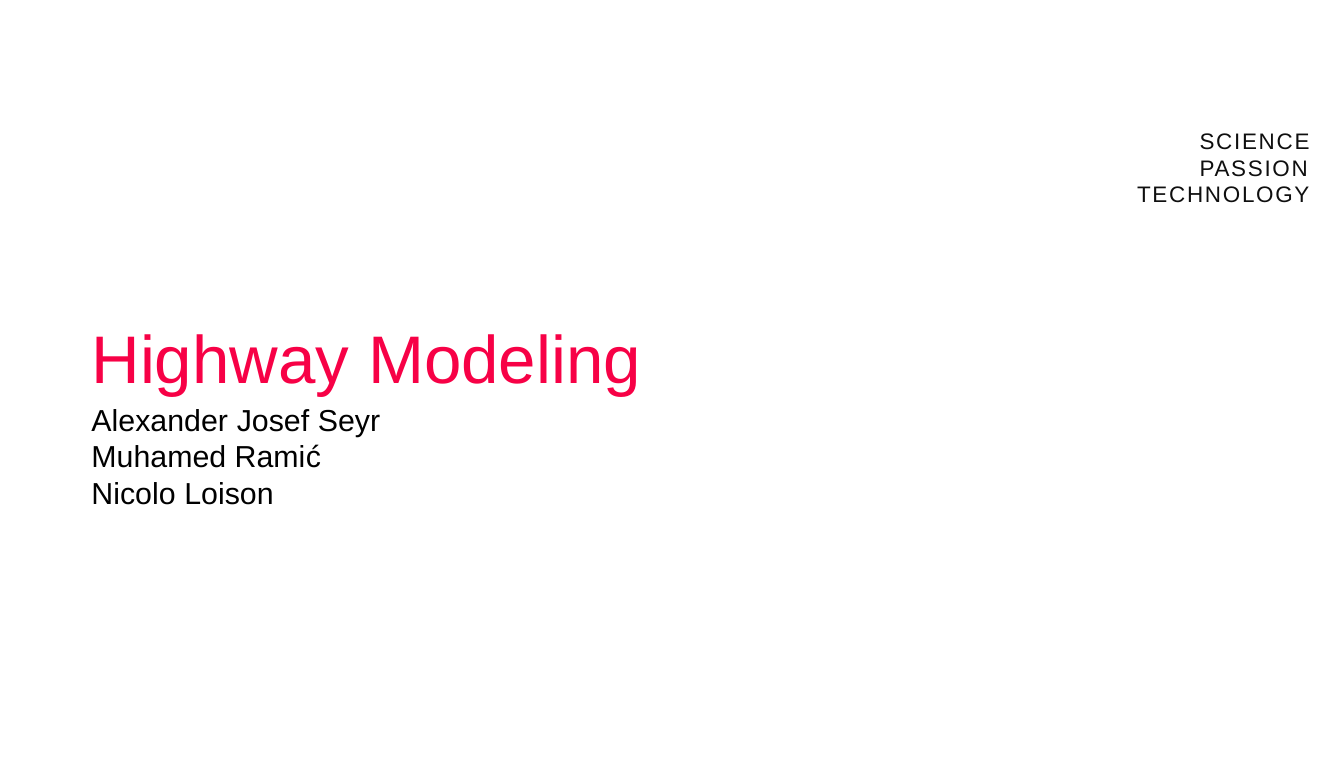
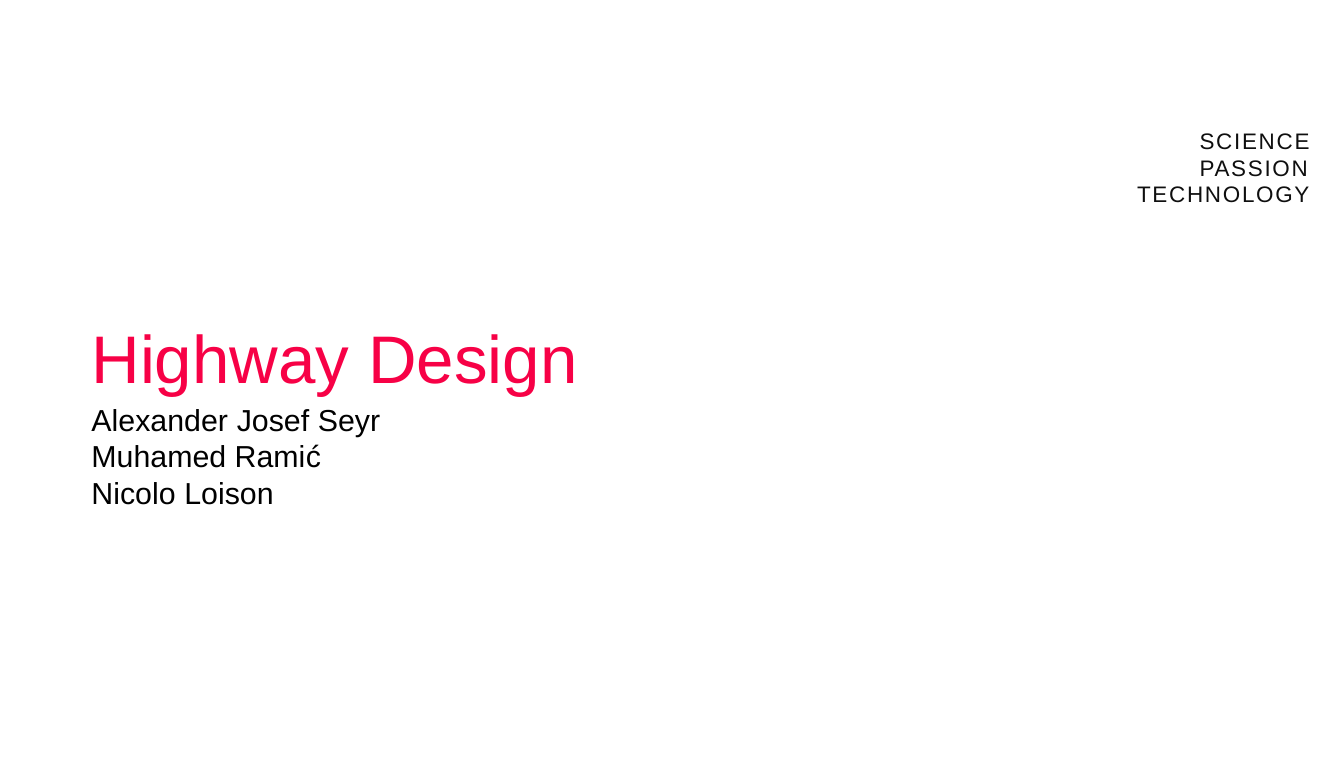
Before and after one commit to zlxxo/NetSci_Project, a slide deck: slide 1 of presentation.pptx. Drawn at 1344x760 pixels with LibreOffice and Linux fonts; fonts in the diff are those of the drawing; background and template pictures are left out. Boxes give left, top, right and bottom in pixels: in the first picture for what was removed or moved away, otherwise in the second. Text is boxed around its words. In the diff, an @@ line names an element or a change of style, - is before the commit and + after.

```diff
--- a/presentation.pptx
+++ b/presentation.pptx
@@ title at [91, 334, 577, 395]: text changed @@
-Highway Modeling
+Highway Design
```
Also in this commit, not shown: 1 other slide changed, 2 slides removed.
